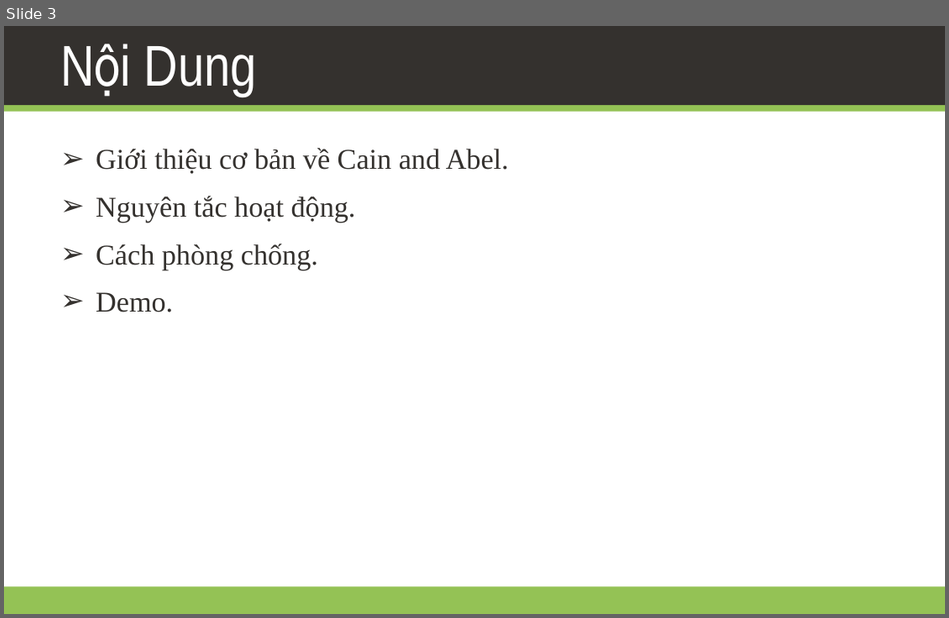
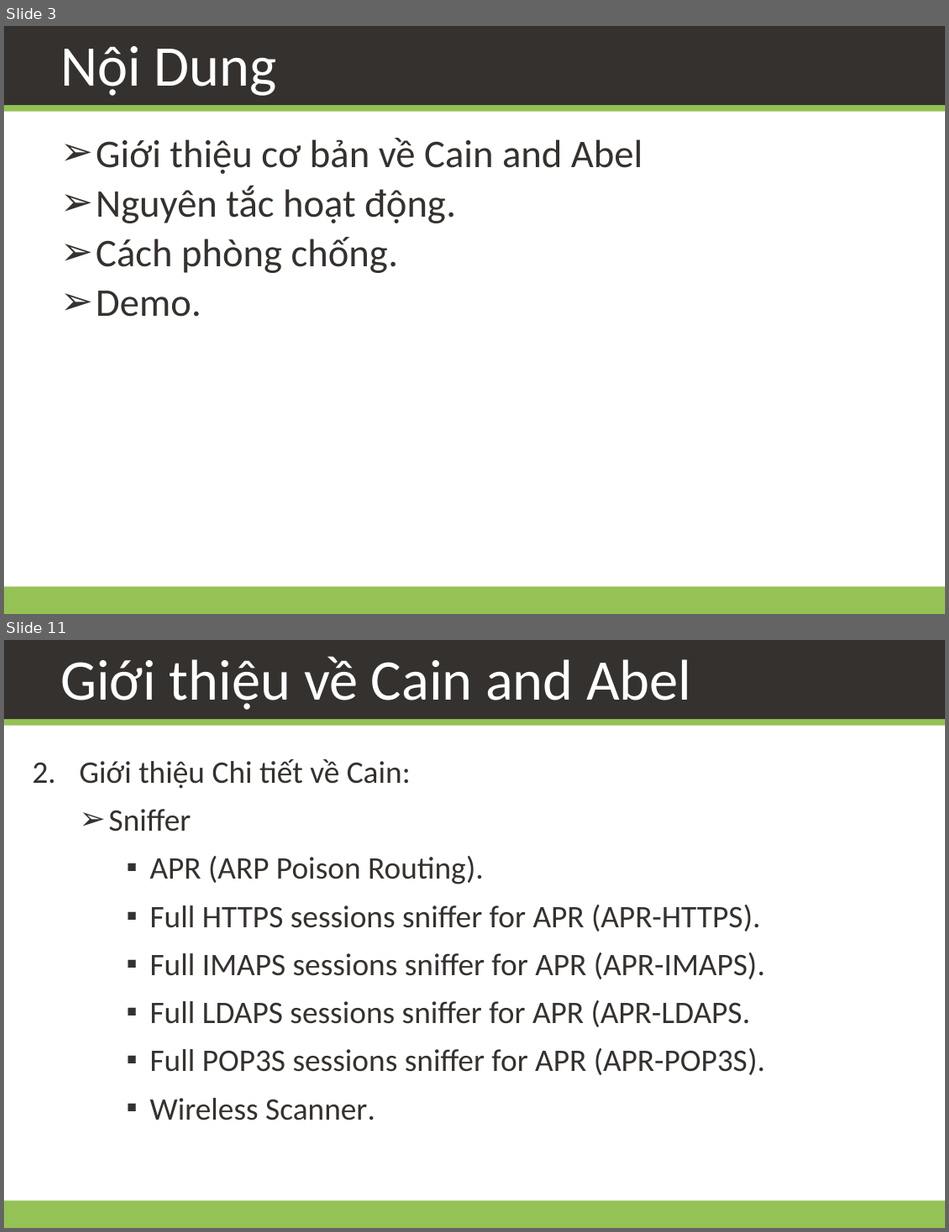
Before and after one commit to daotk/cdkpt, a slide deck: CDBM/Team Assignment 01/Team02.pptx. Shown one above the other, each under a label of ours: slide 3 before the commit, slides 3 and 11 after it; the slides between them are not shown. The pictures are 949x618 and 949x1232 pixels, drawn with LibreOffice and Linux fonts; fonts in the diff are those of the drawing; background and template pictures are left out. Boxes give left, top, right and bottom in pixels: in the first picture for what was removed or moved away, otherwise in the second. Text is boxed around its words. In the diff, an @@ line names an element or a change of style, - is before the commit and + after.

```diff
--- a/CDBM/Team Assignment 01/Team02.pptx
+++ b/CDBM/Team Assignment 01/Team02.pptx
@@ slide 11 added at (4, 640, 945, 1228), background #FFFFFF; not listed: 3 template elements that a slide beside it also shows @@
@@ title added at (60, 656, 691, 710), 44 pt, text #FFFFFF @@
+Giới thiệu về Cain and Abel
@@ text added at (80, 759, 765, 1120), 24 pt, text #34312E @@
+2. Giới thiệu Chi tiết về Cain:
+  ➢ Sniffer
+    ▪ APR (ARP Poison Routing).
+    ▪ Full HTTPS sessions sniffer for APR (APR-HTTPS).
+    ▪ Full IMAPS sessions sniffer for APR (APR-IMAPS).
+    ▪ Full LDAPS sessions sniffer for APR (APR-LDAPS.
+    ▪ Full POP3S sessions sniffer for APR (APR-POP3S).
+    ▪ Wireless Scanner.
@@ slide 3 changed as well @@
@@ title "Nội Dung" at (60, 46, 277, 96): font Arial Narrow to Calibri @@
@@ text at (96, 138, 642, 174): text changed; size 22 to 30 pt; font Times New Roman to Calibri @@
-➢ Giới thiệu cơ bản về Cain and Abel.
+➢ Giới thiệu cơ bản về Cain and Abel
@@ text at (96, 185, 456, 317): size 22 to 30 pt, font Times New Roman to Calibri in "Nguyên tắc hoạt động.", "Cách phòng chống.", "Demo."; more space between paragraphs @@
```
Also in this commit, not shown: 2 other slides changed, 14 other slides added, 3 slides removed.
